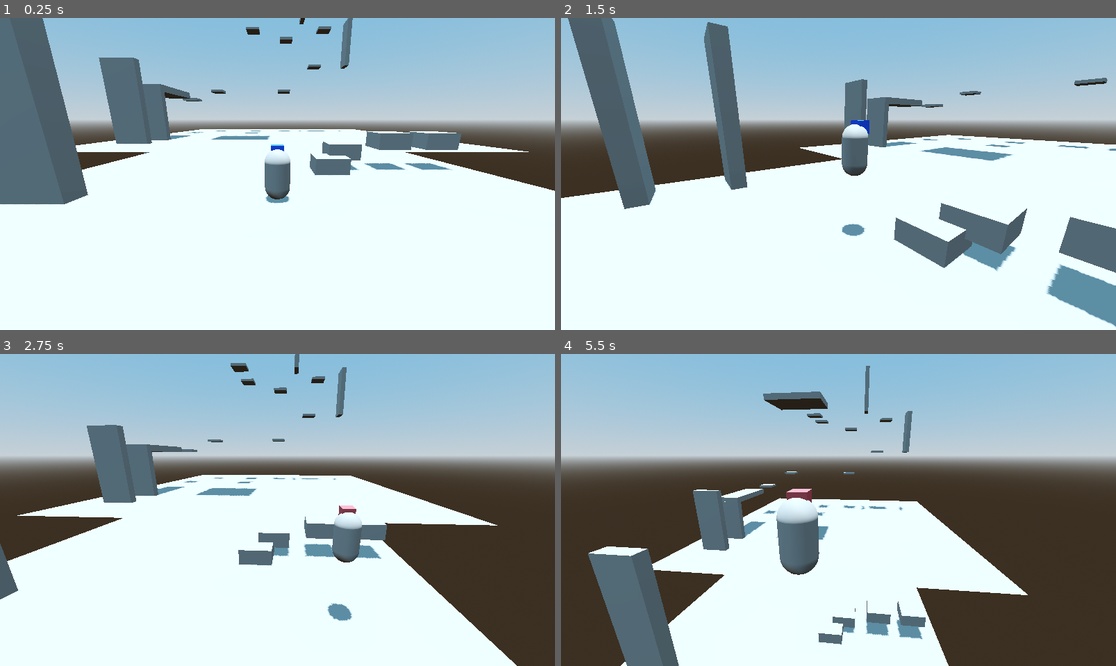
Above: before the commit, frames 1-4 (two rows, left to right).
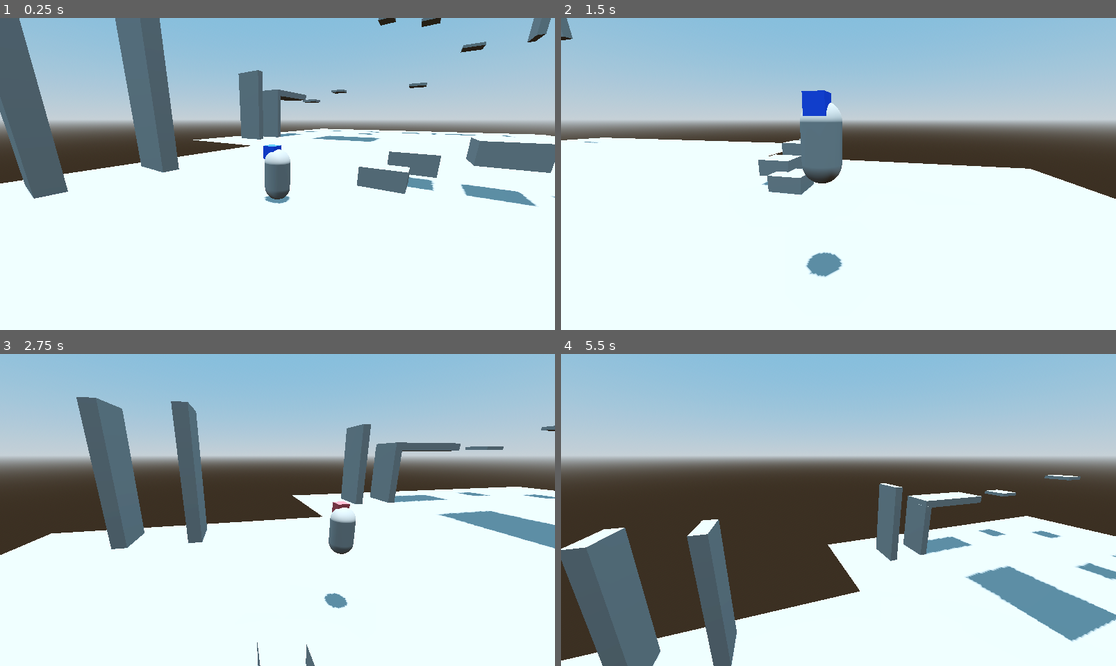
Above: after the commit, the same moments.

Repository: Bro-dep/3dTestGodot
Game: Godot game, scene res://Scenes/MainScene.tscn
Two runs of this game, one before a commit and one after it. Both use one fixed random seed, a clock stepped at 60 frames per second and the inputs below.
Inputs (mouse positions are in pixels of both pictures, inside the frame that each line leads up to):
- Up to frame 1 (0.25 s): no input
- Up to frame 2 (1.5 s): move the mouse to (960, 158) at 0.52 s; hold D (Right) 0.53-1.28 s; click (960, 158) at 0.6 s; tap Space (Jump) at 0.77 s; move the mouse to (727, 189) at 1.27 s; hold S (Back) from 1.28 s (still down); right-click (727, 189) at 1.35 s
- Up to frame 3 (2.75 s): tap Space (Jump) at 1.52 s; move the mouse to (333, 441) at 2.02 s; release S (Back) at 2.03 s; hold D (Right) from 2.03 s (still down); tap Shift (Dash) at 2.1 s
- Up to frame 4 (5.5 s): move the mouse to (810, 572) at 2.77 s; release D (Right) at 2.78 s; hold W (Forward) 2.78-3.53 s; tap Ctrl (Slam) at 2.85 s; tap Space (Jump) at 3.02, 3.77, 4.52 s; move the mouse to (1005, 556) at 3.52 s; hold A (Left) 3.53-5.03 s; click (1005, 556) at 3.6 s; move the mouse to (672, 463) at 4.27 s; right-click (672, 463) at 4.35 s; move the mouse to (866, 510) at 5.02 s; hold S (Back) from 5.03 s (still down); tap Shift (Dash) at 5.1 s

The runs differ from the first frame. In frame 1, 17% of the frame differs, in the area x 0-100%, y 0-61%; in frame 2, 26%; in frame 3, 26%; in frame 4, 34%, in the area x 0-100%, y 3-100%.

Commit message:
made collisions to change camera angle automatically

Diff:
--- a/Godot/Player.gd
+++ b/Godot/Player.gd
@@ -60,8 +60,7 @@
 		UsedonWall = false
 
 
-
-	#rotates camera
+	#rotates camera Debug
 	if Input.is_action_just_pressed("CamLeft"):
 		held = true
 		#print("CamLeftPressed")
@@ -166,3 +165,24 @@
 		slamTimer.start()
 
 	move_and_slide()
+
+#Camera Collisions
+func _on_area_3d_1_body_entered(body):
+	var camRot = Vector3(0,90,0)
+	playerSelf.set_rotation_degrees(camRot)
+
+func _on_area_3d_2_body_entered(body):
+	var camRot = Vector3(0,0,0)
+	playerSelf.set_rotation_degrees(camRot)
+
+func _on_area_3d_body_entered(body):
+	var camRot = Vector3(0,270,0)
+	playerSelf.set_rotation_degrees(camRot)
+
+func _on_area_3d_3_body_entered(body):
+	var camRot = Vector3(0,0,0)
+	playerSelf.set_rotation_degrees(camRot)
+
+func _on_area_3d_4_body_entered(body):
+	var camRot = Vector3(0,180,0)
+	playerSelf.set_rotation_degrees(camRot)
--- a/Godot/Scenes/MainScene.tscn
+++ b/Godot/Scenes/MainScene.tscn
@@ -70,6 +70,21 @@
 [sub_resource type="ConcavePolygonShape3D" id="ConcavePolygonShape3D_aaf3g"]
 data = PackedVector3Array(-1.5825, 0.255, 1.59, 1.5825, 0.255, 1.59, -1.5825, -0.255, 1.59, 1.5825, 0.255, 1.59, 1.5825 …(716 unchanged characters)…
 
+[sub_resource type="BoxShape3D" id="BoxShape3D_1w7f2"]
+size = Vector3(10.4652, 17.9529, 10.5002)
+
+[sub_resource type="BoxShape3D" id="BoxShape3D_fs4w5"]
+size = Vector3(6.36487, 8.07715, 18.9788)
+
+[sub_resource type="BoxShape3D" id="BoxShape3D_845v1"]
+size = Vector3(18.8678, 15.1628, 4.99426)
+
+[sub_resource type="BoxShape3D" id="BoxShape3D_dlsi6"]
+size = Vector3(16.0828, 29.8324, 6.07983)
+
+[sub_resource type="BoxShape3D" id="BoxShape3D_nxp24"]
+size = Vector3(4.50687, 1.03055, 38.2299)
+
 [node name="Main Scene" type="Node3D"]
 
 [node name="WorldEnvironment" type="WorldEnvironment" parent="."]
@@ -286,3 +301,46 @@
 
 [node name="CollisionShape3D" type="CollisionShape3D" parent="Test parkour area/MeshInstance3D14/StaticBody3D"]
 shape = SubResource("ConcavePolygonShape3D_aaf3g")
+
+[node name="Camera Collisions" type="Node3D" parent="."]
+transform = Transform3D(1, 0, 0, 0, 1, 0, 0, 0, 1, -16.978, 7.15145, -22.2891)
+
+[node name="Area3D1" type="Area3D" parent="Camera Collisions"]
+disable_mode = 1
+
+[node name="CollisionShape3D" type="CollisionShape3D" parent="Camera Collisions/Area3D1"]
+shape = SubResource("BoxShape3D_1w7f2")
+
+[node name="Area3D2" type="Area3D" parent="Camera Collisions"]
+transform = Transform3D(1, 0, 0, 0, 1, 0, 0, 0, 1, 0, 3.01441, -10.9671)
+
+[node name="CollisionShape3D" type="CollisionShape3D" parent="Camera Collisions/Area3D2"]
+transform = Transform3D(1, 0, 0, 0, 1, 0, 0, 0, 1, -2.36003, 0.341309, -3.93518)
+shape = SubResource("BoxShape3D_fs4w5")
+
+[node name="Area3D" type="Area3D" parent="Camera Collisions"]
+transform = Transform3D(1, 0, 0, 0, 1, 0, 0, 0, 1, 17.247, 3.42872, -29.5125)
+
+[node name="CollisionShape3D" type="CollisionShape3D" parent="Camera Collisions/Area3D"]
+transform = Transform3D(1, 0, 0, 0, 1, 0, 0, 0, 1, -9.0381, -4.28313, -0.0204468)
+shape = SubResource("BoxShape3D_845v1")
+
+[node name="Area3D3" type="Area3D" parent="Camera Collisions"]
+transform = Transform3D(1, 0, 0, 0, 1, 0, 0, 0, 1, 0, 0, -18.1528)
+
+[node name="CollisionShape3D" type="CollisionShape3D" parent="Camera Collisions/Area3D3"]
+transform = Transform3D(1, 0, 0, 0, 1, 0, 0, 0, 1, 26.9898, 18.6041, -10.7005)
+shape = SubResource("BoxShape3D_dlsi6")
+
+[node name="Area3D4" type="Area3D" parent="Camera Collisions"]
+transform = Transform3D(1, 0, 0, 0, 1, 0, 0, 0, 1, 11.0714, 17.2851, -28.8281)
+
+[node name="CollisionShape3D" type="CollisionShape3D" parent="Camera Collisions/Area3D4"]
+transform = Transform3D(1, 0, 0, 0, 1, 0, 0, 0, 1, -1.83202, 0.340042, 15.905)
+shape = SubResource("BoxShape3D_nxp24")
+
+[connection signal="body_entered" from="Camera Collisions/Area3D1" to="PlayerChar" method="_on_area_3d_1_body_entered"]
+[connection signal="body_entered" from="Camera Collisions/Area3D2" to="PlayerChar" method="_on_area_3d_2_body_entered"]
+[connection signal="body_entered" from="Camera Collisions/Area3D" to="PlayerChar" method="_on_area_3d_body_entered"]
+[connection signal="body_entered" from="Camera Collisions/Area3D3" to="PlayerChar" method="_on_area_3d_3_body_entered"]
+[connection signal="body_entered" from="Camera Collisions/Area3D4" to="PlayerChar" method="_on_area_3d_4_body_entered"]
Not shown: 1 places in Godot/Scenes/MainScene.tscn that only renumber resources
